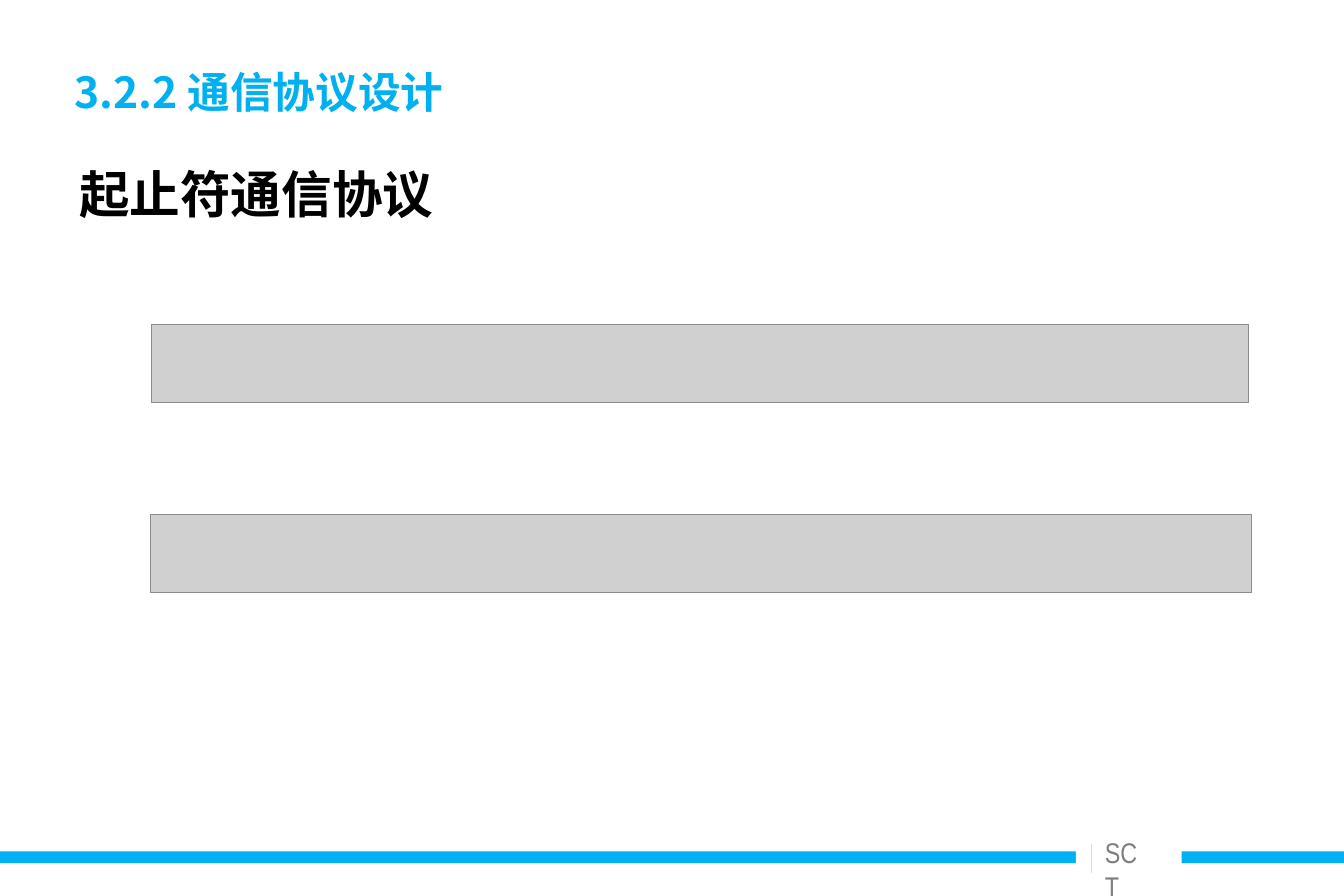
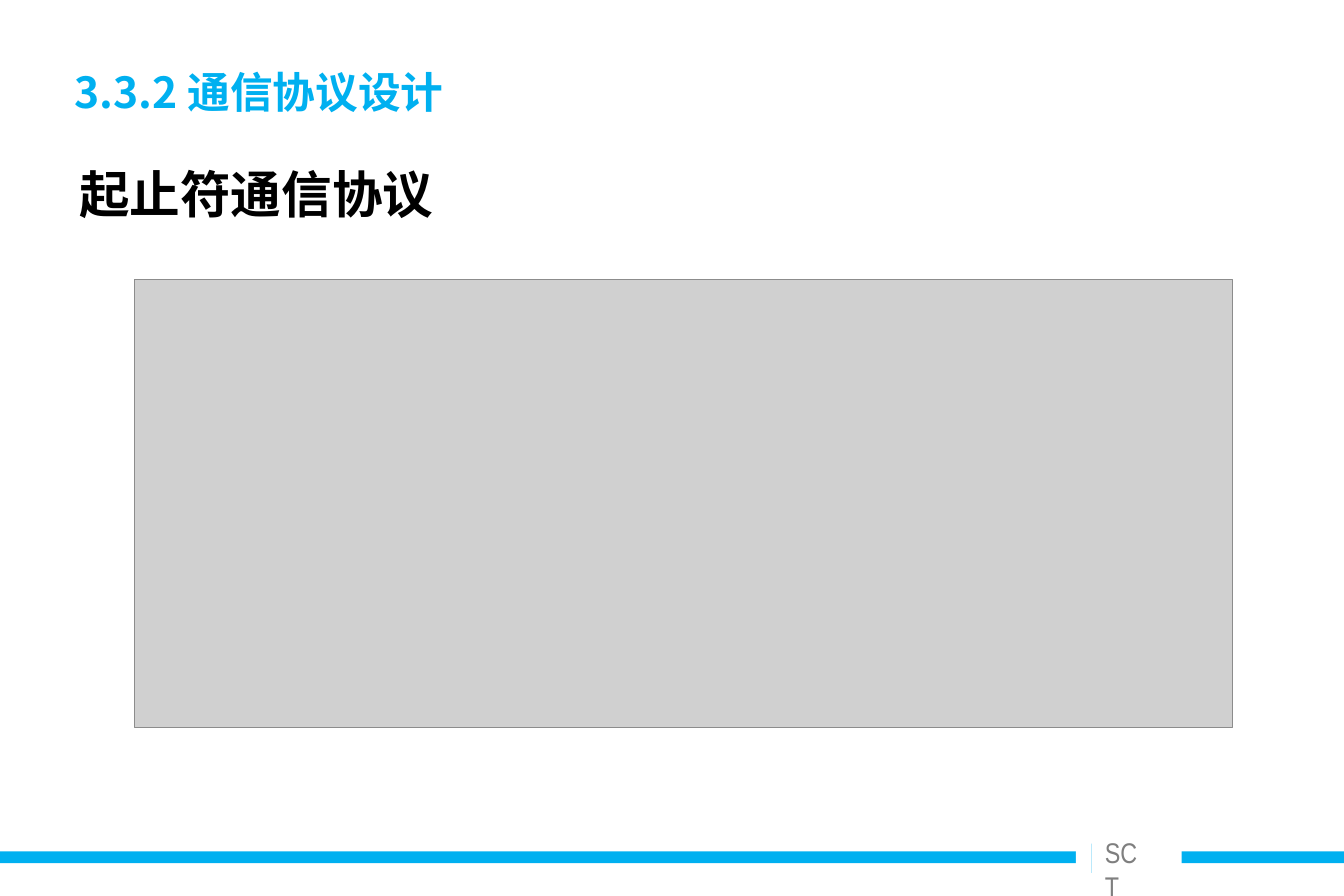
Before and after one commit to Snowin1994/-, a slide deck: slide 17 of 毕业设计相关/答辩ppt/安全聊天工具的设计与实现_v0.9.ppt (slide 18 before the commit). Drawn at 1344x896 pixels with LibreOffice and Linux fonts; fonts in the diff are those of the drawing; grey boxes stand for pictures. Boxes give left, top, right and bottom in pixels: in the first picture for what was removed or moved away, otherwise in the second. Text is boxed around its words. In the diff, an @@ line names an element or a change of style, - is before the commit and + after.

```diff
--- a/毕业设计相关/答辩ppt/安全聊天工具的设计与实现_v0.9.ppt
+++ b/毕业设计相关/答辩ppt/安全聊天工具的设计与实现_v0.9.ppt
@@ title at (74, 71, 443, 113): text changed @@
-3.2.2 通信协议设计
+3.3.2 通信协议设计
@@ picture: place and size @@
-picture at (150, 514, 1252, 592)
+picture at (134, 279, 1232, 727)
@@ picture removed at (151, 324, 1250, 402) @@
```
Also in this commit, not shown: 21 other slides changed, 4 slides added, 7 slides removed, 23 other files.
